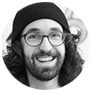
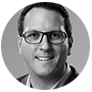
Comparing the layer stacks of the two 92 × 92 images. Changes:
added layer "joe_bussiere" above "jpdoyle" over (1, 2, 90, 90)
hid "jpdoyle" over (2, 2, 90, 90)
